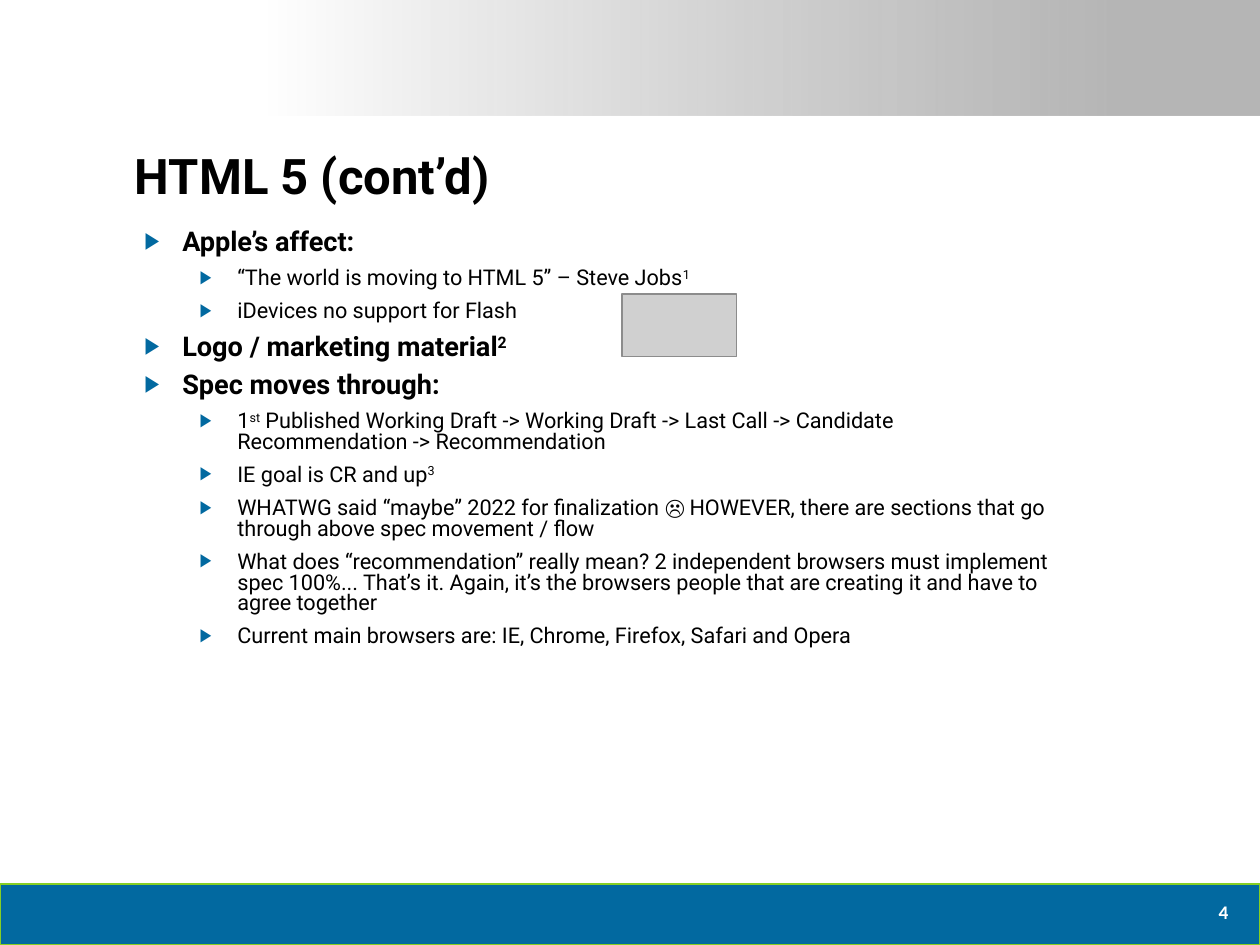
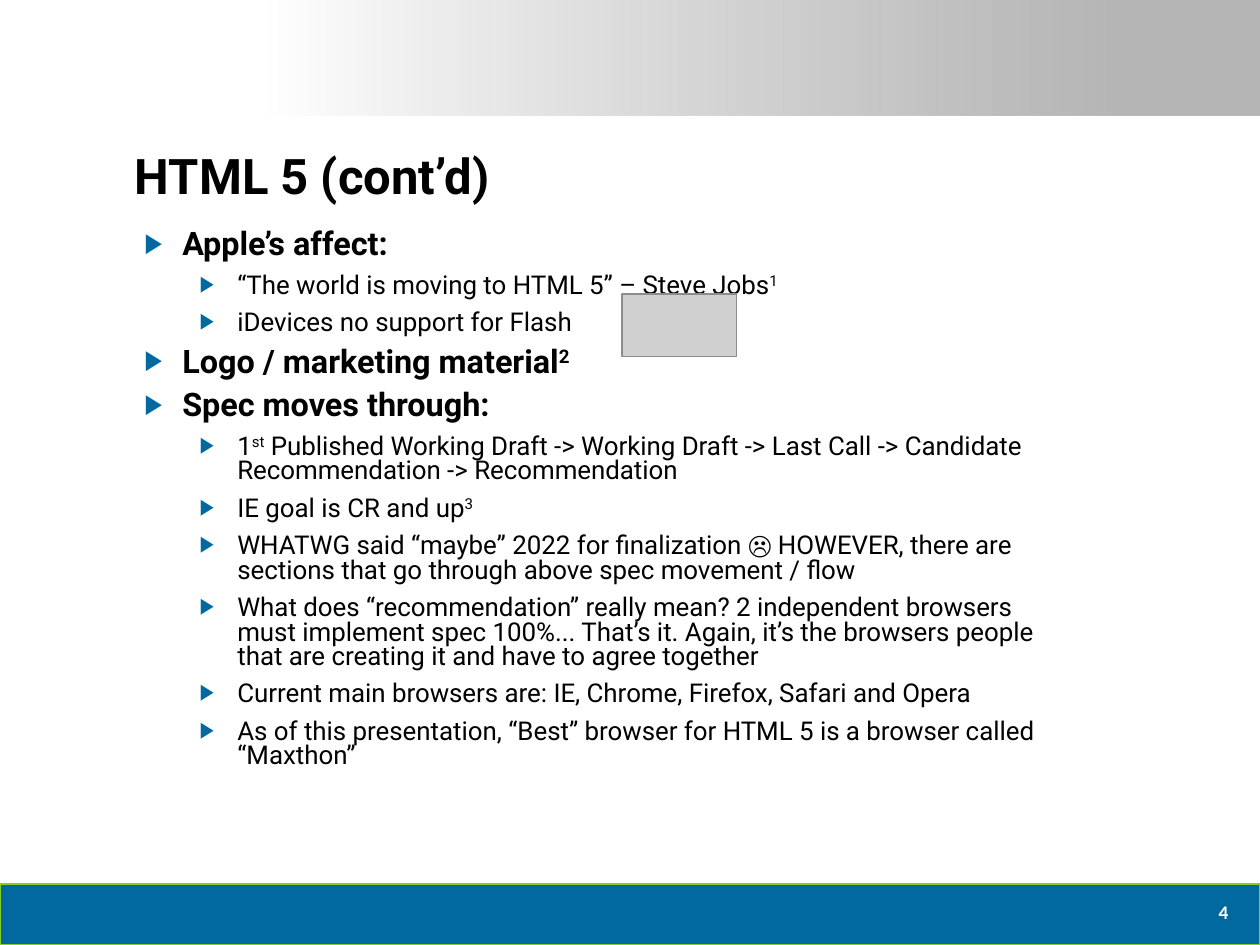
Before and after one commit to dtomyn/HTML5Demo1, a slide deck: slide 5 of Docs/2012 - Live360 Event Review (NEWER).pptx. Drawn at 1260x945 pixels with LibreOffice and Linux fonts; fonts in the diff are those of the drawing; grey boxes stand for pictures; background and template pictures are left out. Boxes give left, top, right and bottom in pixels: in the first picture for what was removed or moved away, otherwise in the second. Text is boxed around its words. In the diff, an @@ line names an element or a change of style, - is before the commit and + after.

```diff
--- a/Docs/2012 - Live360 Event Review (NEWER).pptx
+++ b/Docs/2012 - Live360 Event Review (NEWER).pptx
@@ text at (182, 230, 1033, 708): size 15.5 to 18.5 pt in "Apple’s affect:", "Logo / marketing material2", "Spec moves through:"; size 12.4 to 14.8 pt in "“The world is moving to HTML 5” ...", "iDevices no support for Flash", "1st Published Working Draft -> Working Draft ...", "IE goal is CR and up3" and 3 more places @@
@@ text at (237, 720, 1034, 765): paragraph added @@
+  ▶ As of this presentation, “Best” browser for HTML 5 is a browser called “Maxthon”
```
Also in this commit, not shown: 5 other slides changed, 1 slide removed.
